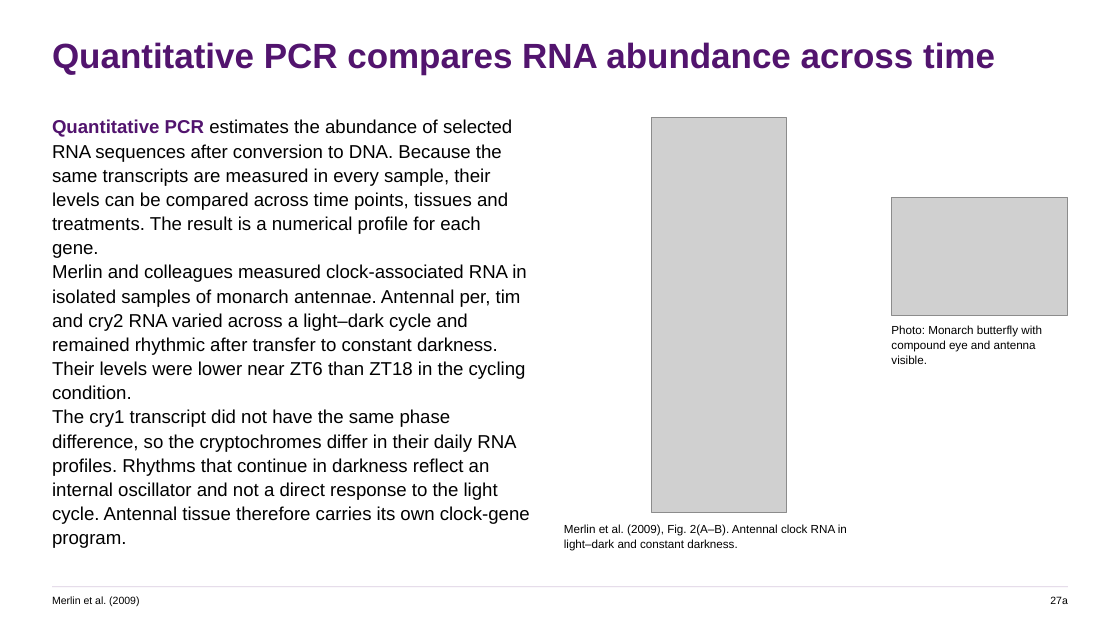
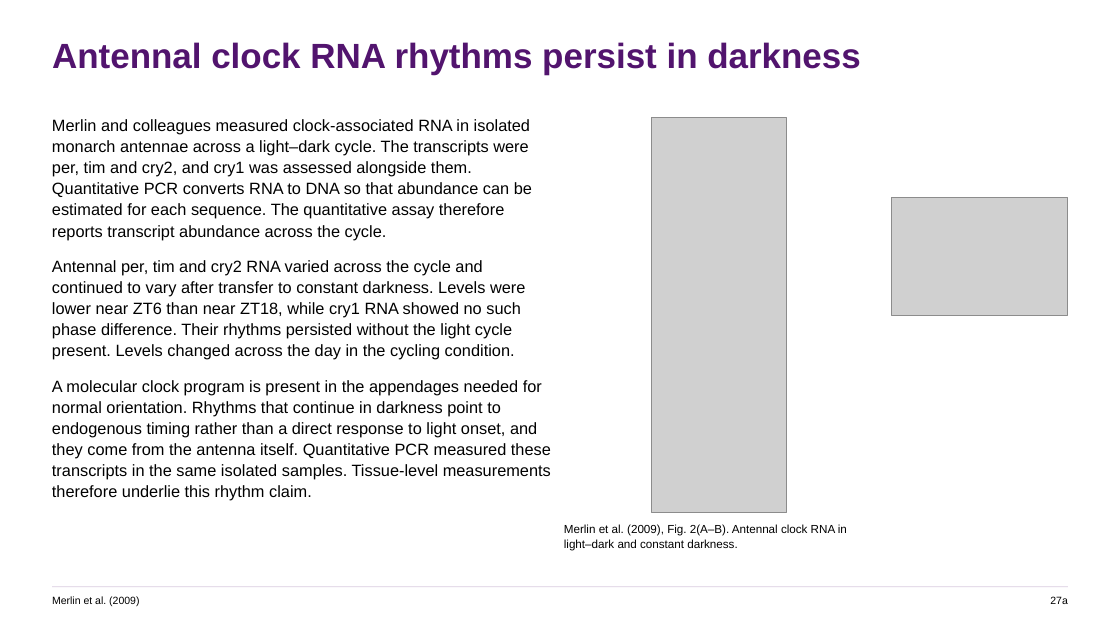
Before and after one commit to jordanxxlopez/NEUROETHOLOGY, a slide deck: slide 36 of scaffolded/Neuroethology_Lecture30_FA2026_SCAFFOLDED.pptx (slide 38 before the commit). Drawn at 1120x630 pixels with LibreOffice and Linux fonts; fonts in the diff are those of the drawing; grey boxes stand for pictures. Boxes give left, top, right and bottom in pixels: in the first picture for what was removed or moved away, otherwise in the second. Text is boxed around its words. In the diff, an @@ line names an element or a change of style, - is before the commit and + after.

```diff
--- a/scaffolded/Neuroethology_Lecture30_FA2026_SCAFFOLDED.pptx
+++ b/scaffolded/Neuroethology_Lecture30_FA2026_SCAFFOLDED.pptx
@@ text at <box>52,42,861,75</box>: text changed @@
-Quantitative PCR compares RNA abundance across time
+Antennal clock RNA rhythms persist in darkness
@@ text at <box>52,119,551,501</box>: text changed; size 16 to 14 pt @@
-Quantitative PCR estimates the abundance of selected RNA sequences after conversion to DNA. Because the same transcripts are measured in every sample, their levels can be compared across time points, tissues and treatments. The result is a numerical profile for each gene.
-Merlin and colleagues measured clock-associated RNA in isolated samples of monarch antennae. Antennal per, tim and cry2 RNA varied across a light–dark cycle and remained rhythmic after transfer to constant darkness. Their levels were lower near ZT6 than ZT18 in the cycling condition.
-The cry1 transcript did not have the same phase difference, so the cryptochromes differ in their daily RNA profiles. Rhythms that continue in darkness reflect an internal oscillator and not a direct response to the light cycle. Antennal tissue therefore carries its own clock-gene program.
+Merlin and colleagues measured clock-associated RNA in isolated monarch antennae across a light–dark cycle. The transcripts were per, tim and cry2, and cry1 was assessed alongside them. Quantitative PCR converts RNA to DNA so that abundance can be estimated for each sequence. The quantitative assay therefore reports transcript abundance across the cycle.
+Antennal per, tim and cry2 RNA varied across the cycle and continued to vary after transfer to constant darkness. Levels were lower near ZT6 than near ZT18, while cry1 RNA showed no such phase difference. Their rhythms persisted without the light cycle present. Levels changed across the day in the cycling condition.
+A molecular clock program is present in the appendages needed for normal orientation. Rhythms that continue in darkness point to endogenous timing rather than a direct response to light onset, and they come from the antenna itself. Quantitative PCR measured these transcripts in the same isolated samples. Tissue-level measurements therefore underlie this rhythm claim.
@@ text removed at <box>891,325,1042,364</box> @@
-Photo: Monarch butterfly with compound eye and antenna visible.
```
Also in this commit, not shown: 51 other slides changed, 7 slides added, 7 slides removed, 5 other files.
